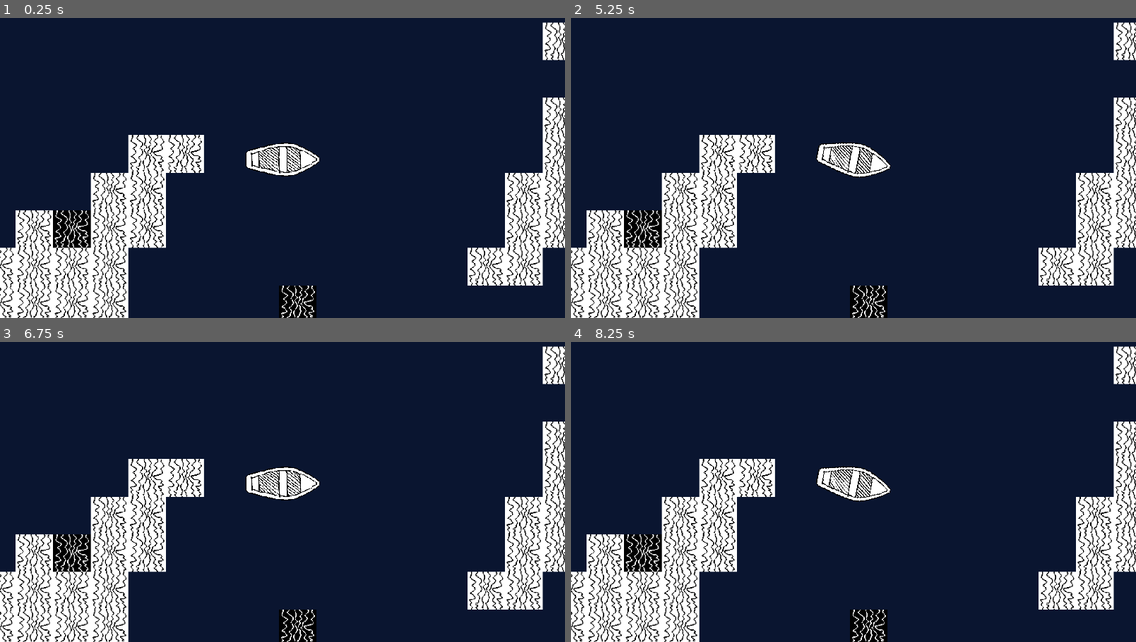
Above: before the commit, frames 1-4 (two rows, left to right).
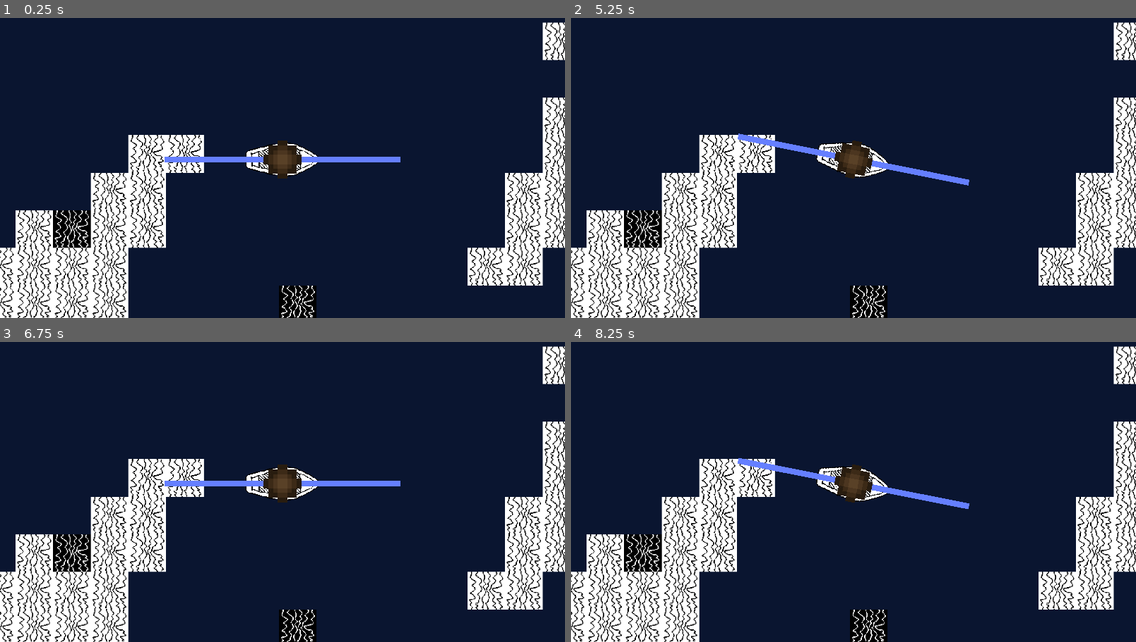
Above: after the commit, the same moments.

Repository: henryTschudy/AnglersDeep
Game: Godot game, scene res://scenes/overworld.tscn
Two runs of this game, one before a commit and one after it. Both use one fixed random seed, a clock stepped at 60 frames per second and the inputs below. This scene is started directly instead of the project's main scene.
Inputs (mouse positions are in pixels of both pictures, inside the frame that each line leads up to):
- Up to frame 1 (0.25 s): no input
- Up to frame 2 (5.25 s): tap Enter at 0.5, 2, 3.5 s; move the mouse to (977, 144) at 0.52 s; hold D (move_right) 0.53-1.25 s; hold Space (move_stop) 0.53-1.25 s; click (977, 144) at 0.67 s; drag from (740, 174) to (825, 222) at 1.27 s; move the mouse to (910, 90) at 2.02 s; hold D (move_right) 2.03-2.75 s; hold Space (move_stop) 2.03-2.75 s; click (910, 90) at 2.17 s; drag from (825, 222) to (684, 111) at 2.77 s; move the mouse to (1023, 207) at 3.52 s; hold A (move_left) 3.53-4.25 s; hold Space (move_stop) 3.53-4.25 s; click (1023, 207) at 3.67 s; drag from (684, 111) to (768, 81) at 4.27 s; move the mouse to (881, 159) at 5.02 s; hold S (move_down) from 5.03 s (still down); hold Space (move_stop) from 5.03 s (still down); click (881, 159) at 5.17 s
- Up to frame 3 (6.75 s): release S (move_down) at 5.75 s; release Space (move_stop) at 5.75 s; drag from (197, 405) to (169, 498) at 5.77 s; move the mouse to (406, 468) at 6.52 s; hold W (move_up) from 6.53 s (still down); hold Space (move_stop) from 6.53 s (still down); click (406, 468) at 6.67 s
- Up to frame 4 (8.25 s): release W (move_up) at 7.25 s; release Space (move_stop) at 7.25 s; drag from (740, 498) to (825, 546) at 7.27 s; move the mouse to (910, 414) at 8.02 s; hold S (move_down) from 8.03 s (still down); hold Space (move_stop) from 8.03 s (still down); click (910, 414) at 8.17 s

The runs differ from the first frame. In frame 1, 1.2% of the frame differs, in the area x 29-71%, y 40-54%; in frame 2, 1.3%, in the area x 29-71%, y 38-56%; in frame 3, 1.2%; in frame 4, 1.3%.

Commit message:
added slingshot to overworld scene, slight edit to mouse position code in slingshot
here it is for real this time

Diff:
--- a/scenes/overworld.tscn
+++ b/scenes/overworld.tscn
@@ -1,10 +1,11 @@
-[gd_scene load_steps=7 format=2]
+[gd_scene load_steps=8 format=2]
 
 [ext_resource path="res://textures/splash.png" type="Texture" id=1]
 [ext_resource path="res://textures/boat.png" type="Texture" id=2]
 [ext_resource path="res://generated tilesets/overworld_tileset.tres" type="TileSet" id=3]
 [ext_resource path="res://scripts/boat.gd" type="Script" id=4]
 [ext_resource path="res://scripts/fish_spawn.gd" type="Script" id=5]
+[ext_resource path="res://scripts/casting_scene.gd" type="Script" id=6]
 
 [sub_resource type="ParticlesMaterial" id=1]
 emission_shape = 1
@@ -57,6 +58,9 @@
 current = true
 zoom = Vector2( 0.5, 0.5 )
 
+[node name="Position2D" type="Position2D" parent="boat"]
+script = ExtResource( 6 )
+
 [node name="map_node" type="Node" parent="."]
 script = ExtResource( 5 )
 
--- a/scenes/slingshot_scene.tscn
+++ b/scenes/slingshot_scene.tscn
@@ -14,7 +14,8 @@
 [node name="Node2D" type="Node2D"]
 
 [node name="slingshot" type="KinematicBody2D" parent="."]
-position = Vector2( 960, 796 )
+collision_layer = 4
+collision_mask = 4
 input_pickable = true
 script = ExtResource( 4 )
 
@@ -34,8 +35,8 @@
 shape = SubResource( 1 )
 
 [node name="projectile" type="KinematicBody2D" parent="."]
-position = Vector2( 960, 696 )
-collision_layer = 2
+position = Vector2( 0, -80 )
+collision_layer = 4
 collision_mask = 2
 
 [node name="projectile_sprite" type="Sprite" parent="projectile"]
--- /dev/null
+++ b/scripts/casting_scene.gd
@@ -0,0 +1,14 @@
+extends Node
+
+var slingshot_scene = preload("res://scenes/slingshot_scene.tscn").instance()
+
+# Called when the node enters the scene tree for the first time.
+func _ready():
+	add_child(slingshot_scene)
+
+	slingshot_scene.position = slingshot_scene.position + slingshot_scene.get_node("slingshot").position
+	#slingshot_scene.scale = Vector2(0.3, 0.3)
+
+# Called every frame. 'delta' is the elapsed time since the previous frame.
+#func _process(delta):
+	#slingshot.global_position = boat.position
--- a/scripts/slingshot_handle.gd
+++ b/scripts/slingshot_handle.gd
@@ -42,8 +42,8 @@
 func _physics_process(_delta):
 	if being_dragged:
 		#move slingshot to cursor
-		var new_position = get_viewport().get_mouse_position()
-		movement = DRAG_SPEED*(new_position - position)
+		var new_position = get_global_mouse_position() #was get_viewport().get_mouse_position()
+		movement = DRAG_SPEED*(new_position - position) #movement = DRAG_SPEED*(new_position - position)
 
 		#maybe delete later, resets projectile on drag
 		projectile.visible = false
